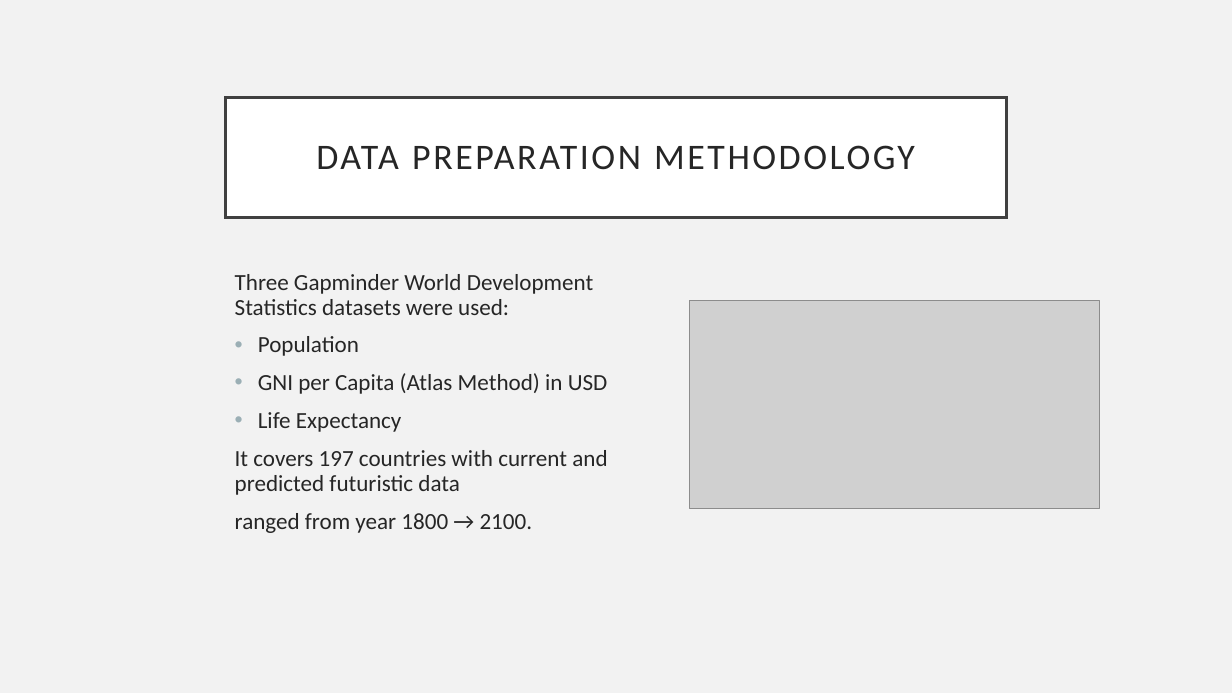
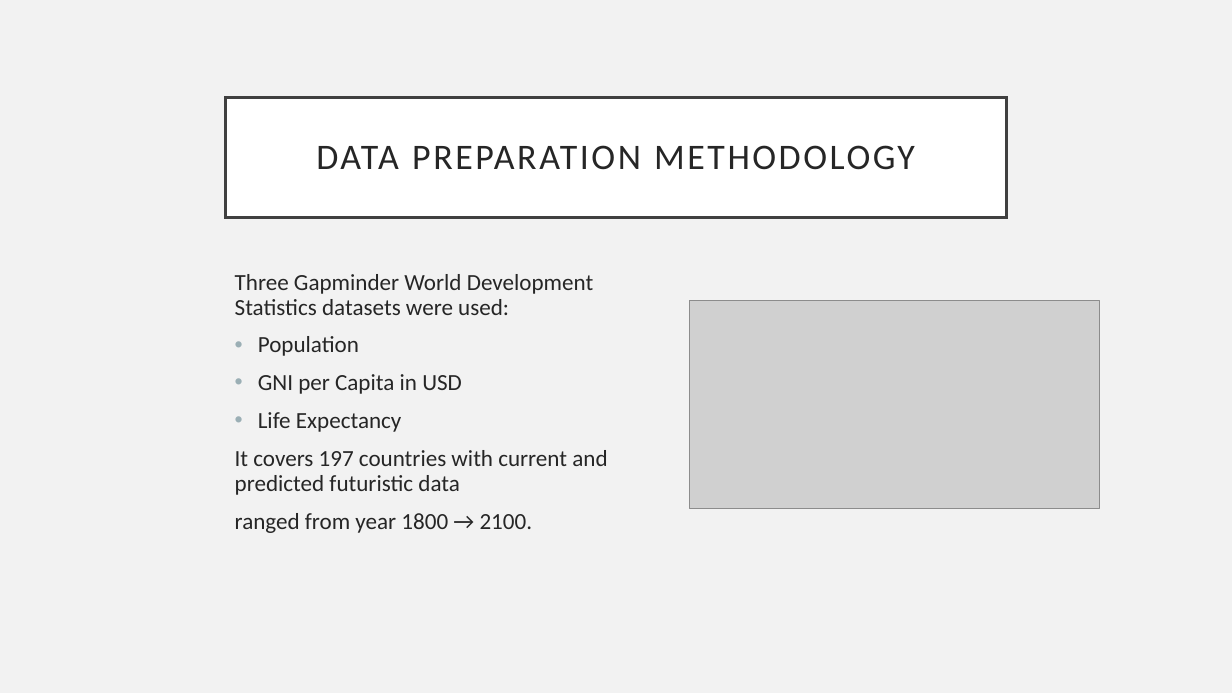
Before and after one commit to EENG-Mohamed-Shawqi/project_2, a slide deck: slide 5 of presentaion/World Development Statistics.pptx. Drawn at 1232x693 pixels with LibreOffice and Linux fonts; fonts in the diff are those of the drawing; grey boxes stand for pictures. Boxes give left, top, right and bottom in pixels: in the first picture for what was removed or moved away, otherwise in the second. Text is boxed around its words. In the diff, an @@ line names an element or a change of style, - is before the commit and + after.

```diff
--- a/presentaion/World Development Statistics.pptx
+++ b/presentaion/World Development Statistics.pptx
@@ text at box(258, 374, 462, 394): text changed @@
-• GNI per Capita (Atlas Method) in USD
+• GNI per Capita in USD
```
Also in this commit, not shown: 3 other slides changed, 1 other file.
